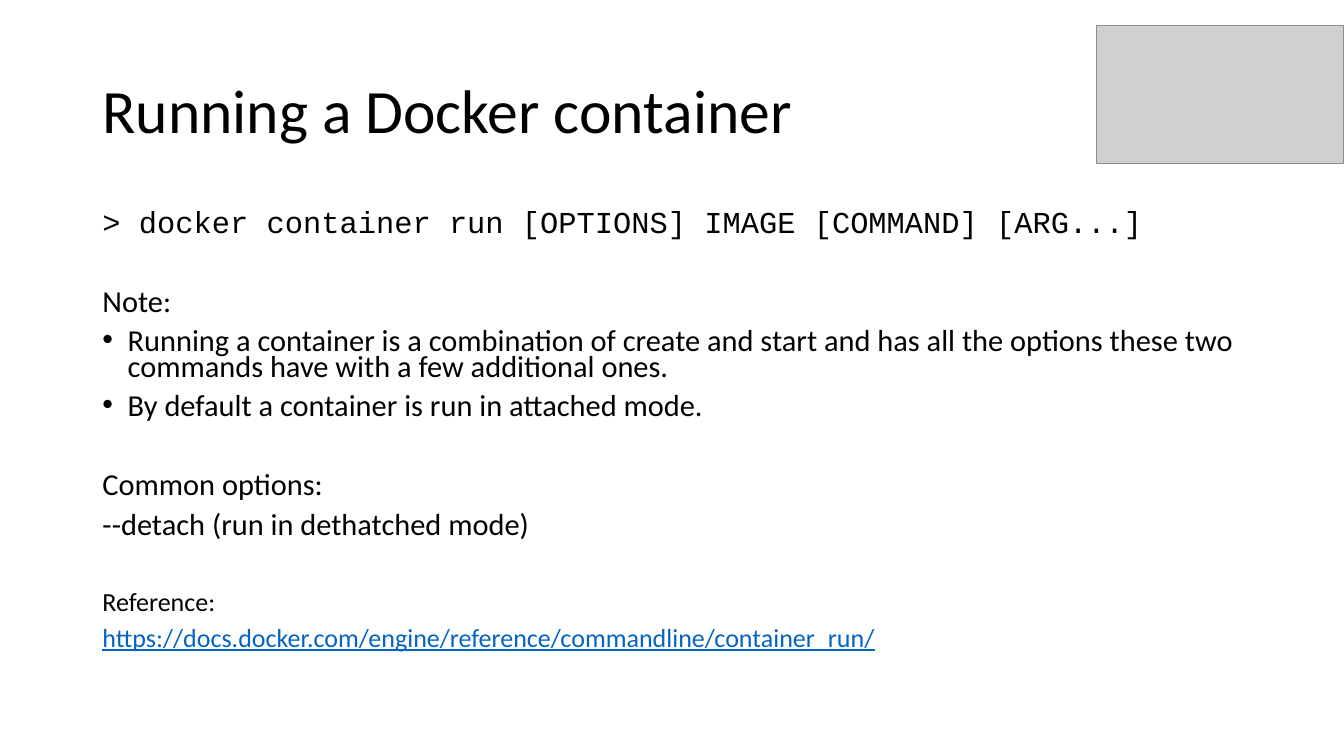
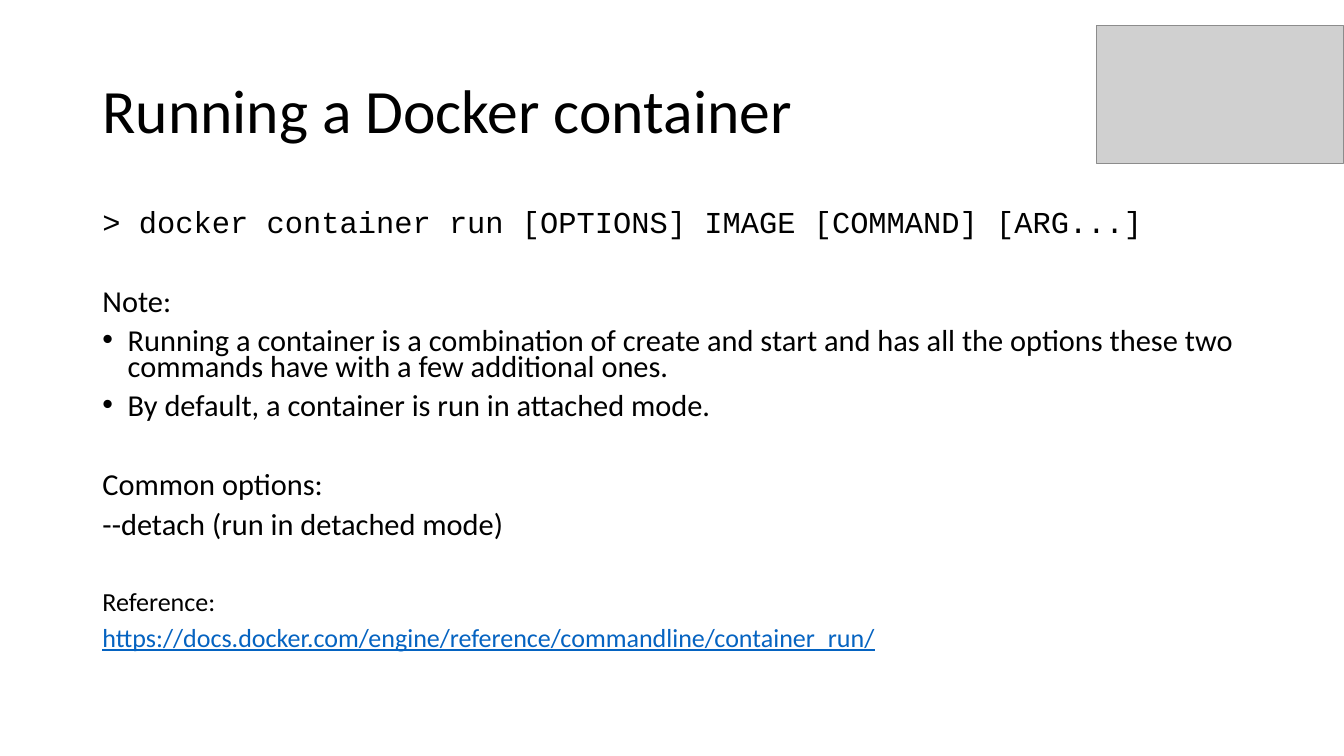
Before and after one commit to aljazsim/docker-masterclass-examples, a slide deck: slide 36 of Docker Masterclass.pptx (slide 31 before the commit). Drawn at 1344x756 pixels with LibreOffice and Linux fonts; fonts in the diff are those of the drawing; grey boxes stand for pictures. Boxes give left, top, right and bottom in pixels: in the first picture for what was removed or moved away, otherwise in the second. Text is boxed around its words. In the diff, an @@ line names an element or a change of style, - is before the commit and + after.

Commit message:
Update presentation

```diff
--- a/Docker Masterclass.pptx
+++ b/Docker Masterclass.pptx
@@ text at (128,395,710,421): text changed @@
-• By default a container is run in attached mode.
+• By default, a container is run in attached mode.
@@ text at (102,513,503,539): text changed @@
---detach (run in dethatched mode)
+--detach (run in detached mode)
```
Also in this commit, not shown: 12 other slides changed, 6 slides added.
